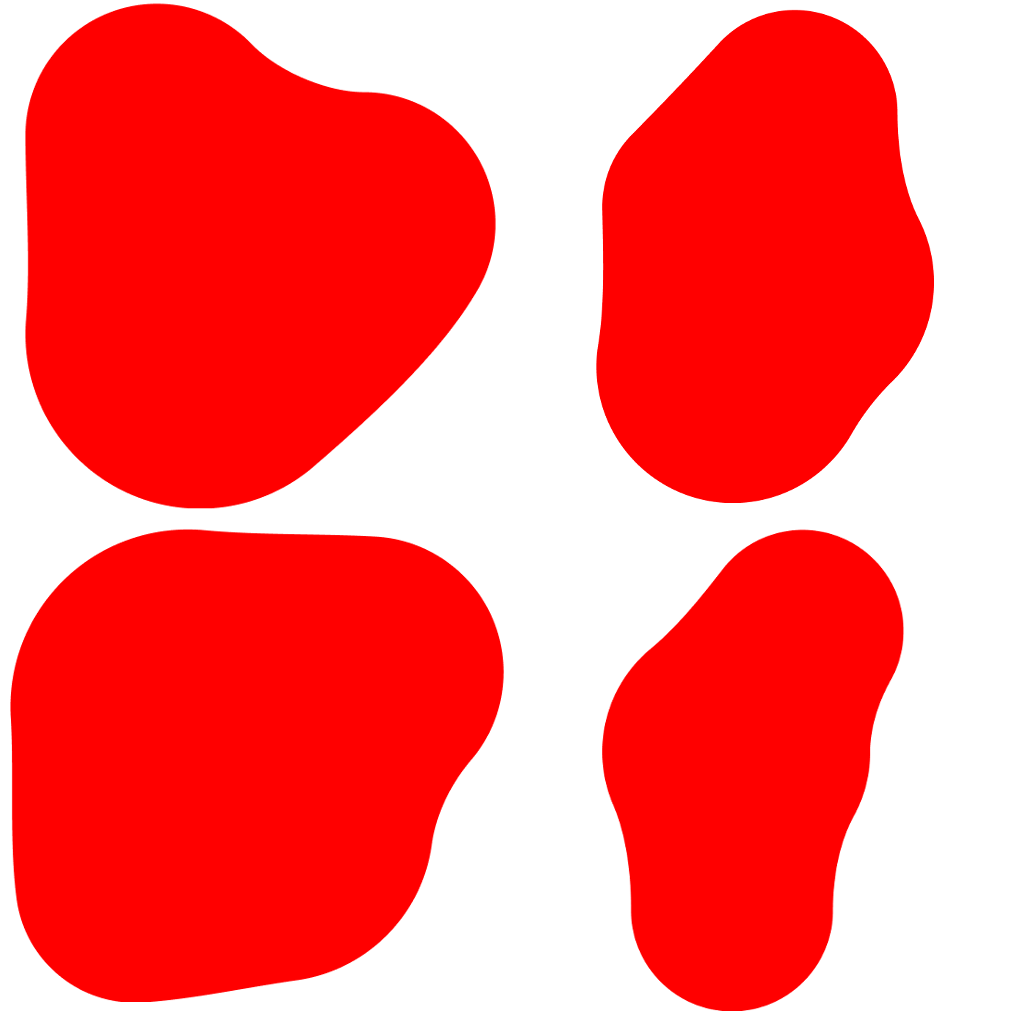
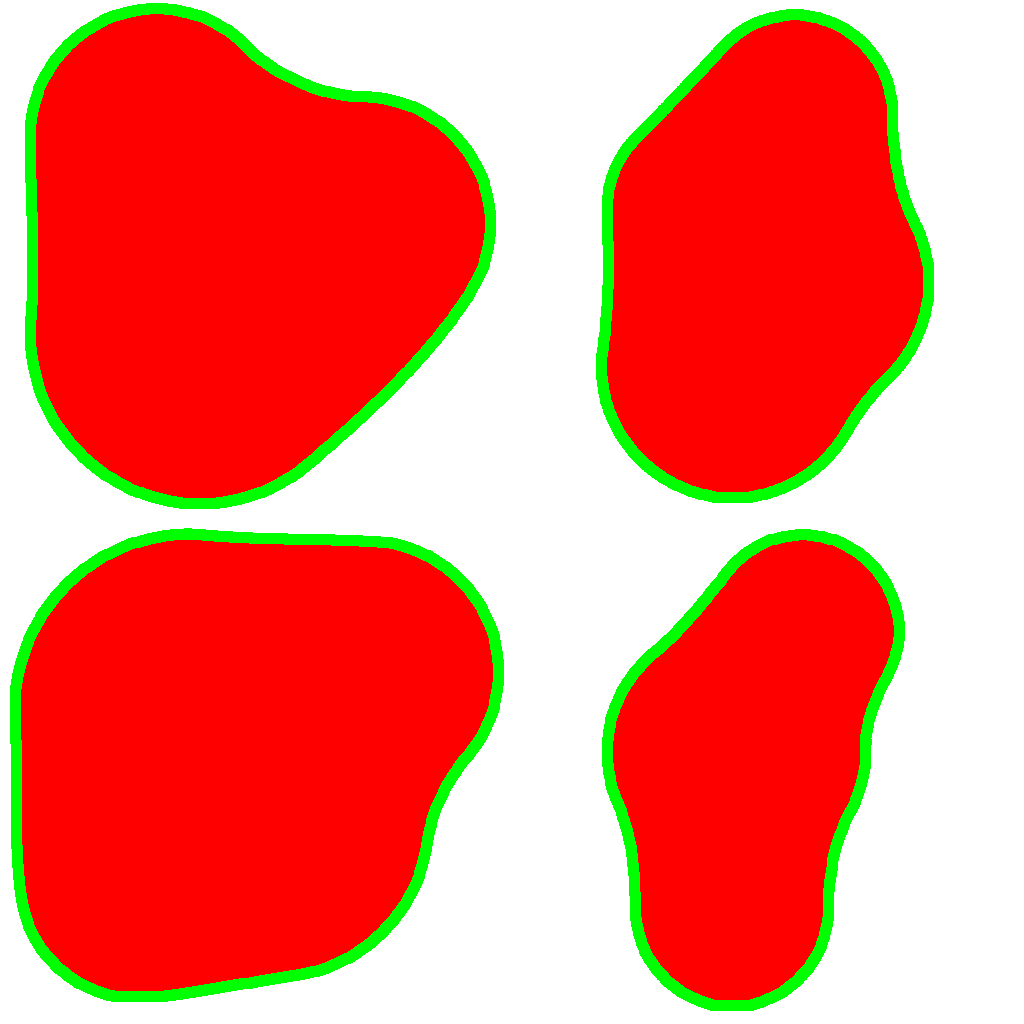
Comparing the layer stacks of the two 1024 x 1024 images. Changes:
removed layer "Pasted Layer #3" over (602, 529, 905, 1011)
removed layer "Pasted Layer #2" over (10, 528, 504, 1002)
removed layer "Pasted Layer #1" over (596, 9, 934, 503)
painted on "Pasted Layer" over (10, 3, 934, 1011)
